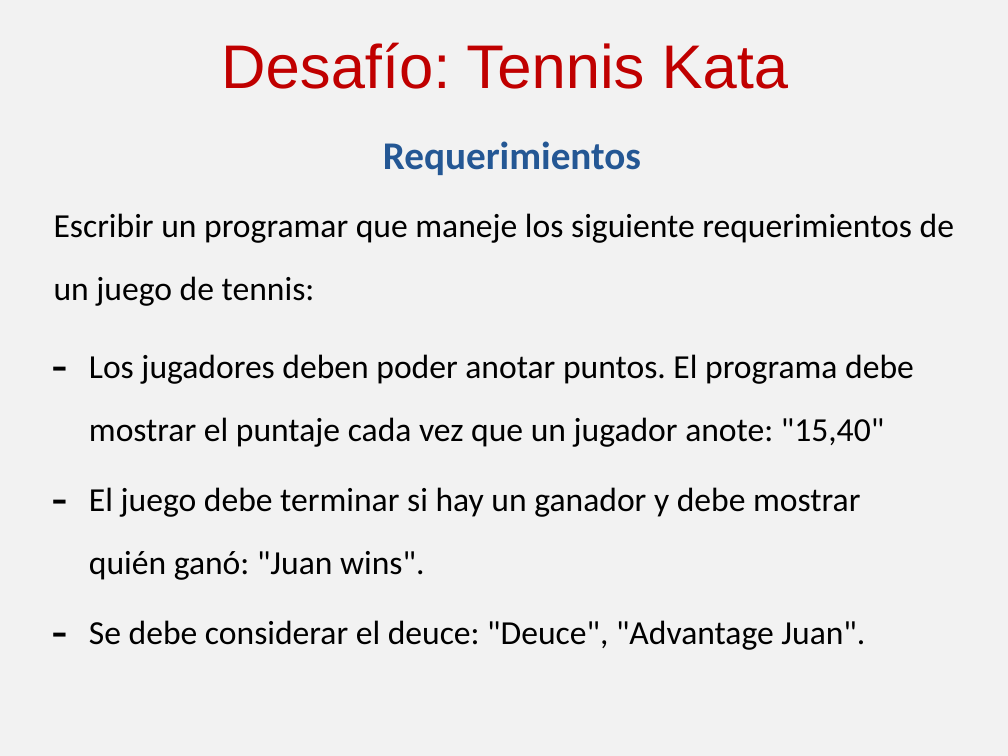
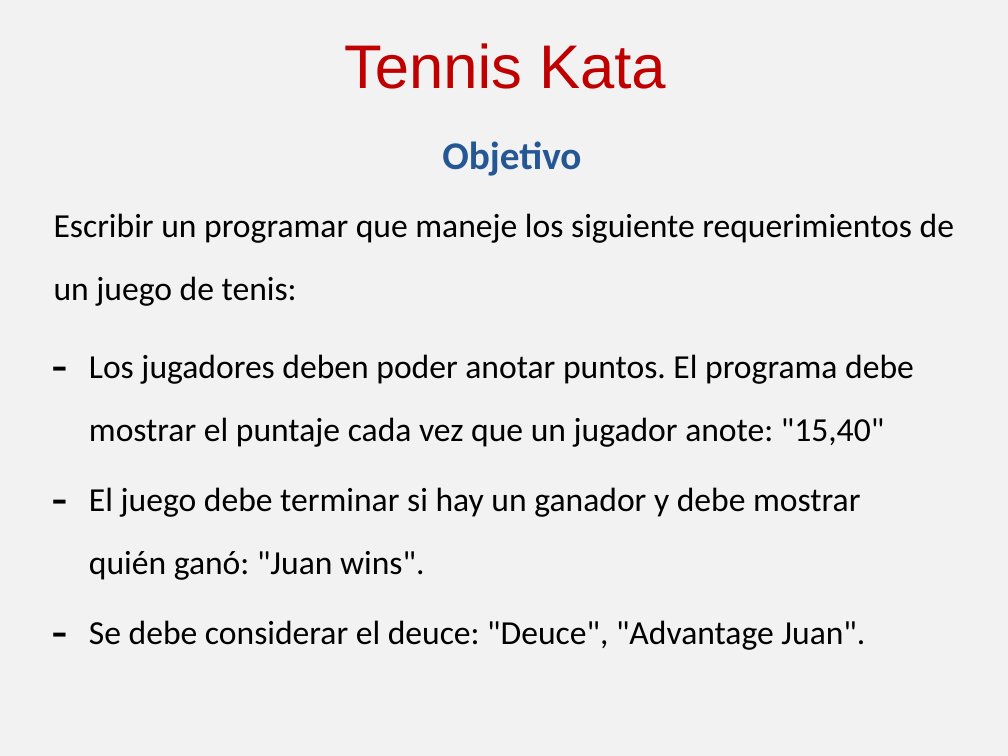
Before and after one commit to angelnunezsalazar/Coding-Dojo, a slide deck: slide 2 of Randori/Katas/Tennis Kata.pptx. Drawn at 1008x756 pixels with LibreOffice and Linux fonts; fonts in the diff are those of the drawing. Boxes give left, top, right and bottom in pixels: in the first picture for what was removed or moved away, otherwise in the second. Text is boxed around its words. In the diff, an @@ line names an element or a change of style, - is before the commit and + after.

```diff
--- a/Randori/Katas/Tennis Kata.pptx
+++ b/Randori/Katas/Tennis Kata.pptx
@@ title at [344, 43, 666, 89]: text changed @@
-Desafío: Tennis Kata
+Tennis Kata
@@ text at [442, 141, 581, 176]: text changed @@
-Requerimientos
+Objetivo
@@ text at [54, 213, 954, 306]: text changed @@
-Escribir un programar que maneje los siguiente requerimientos de un juego de tennis:
+Escribir un programar que maneje los siguiente requerimientos de un juego de tenis:
```
Also in this commit, not shown: 1 other slide changed, 1 other file.
